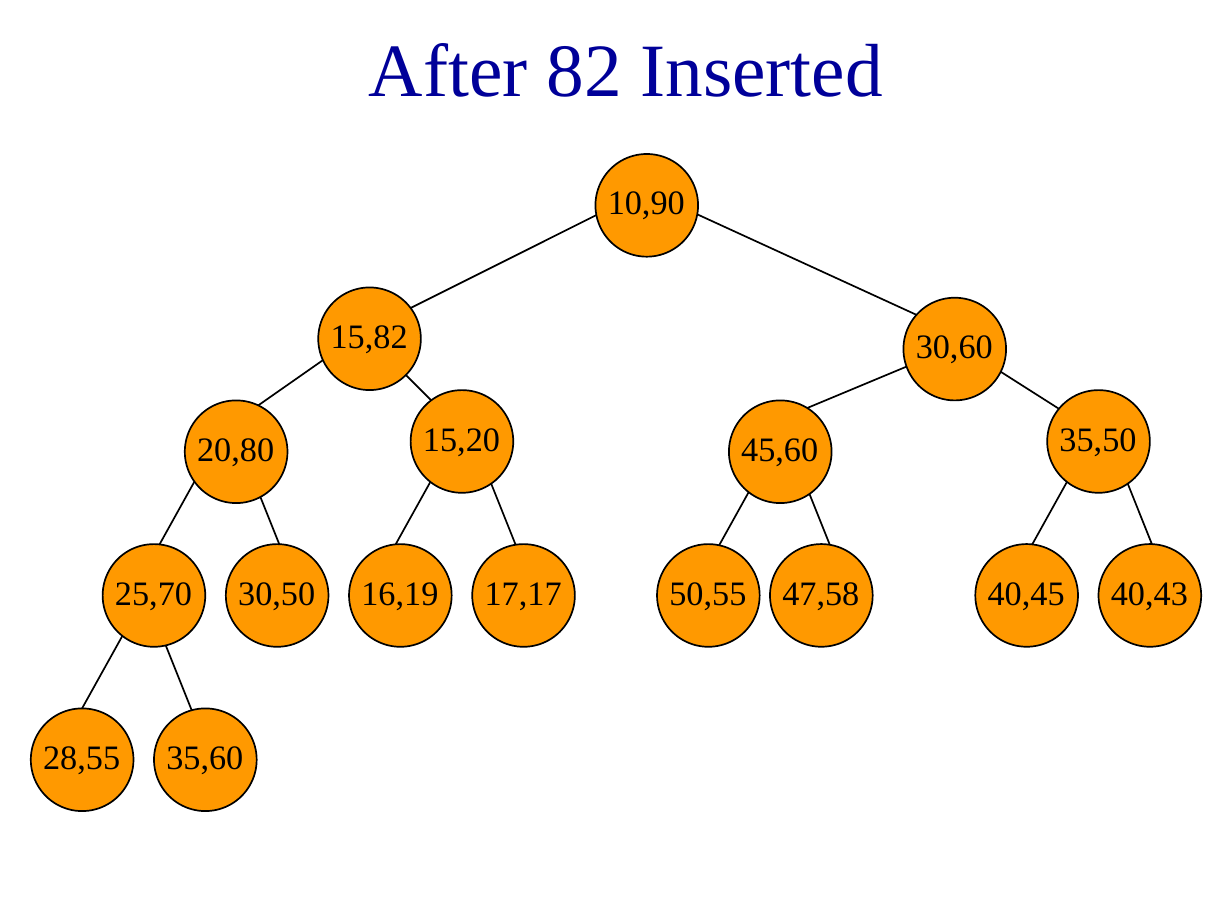
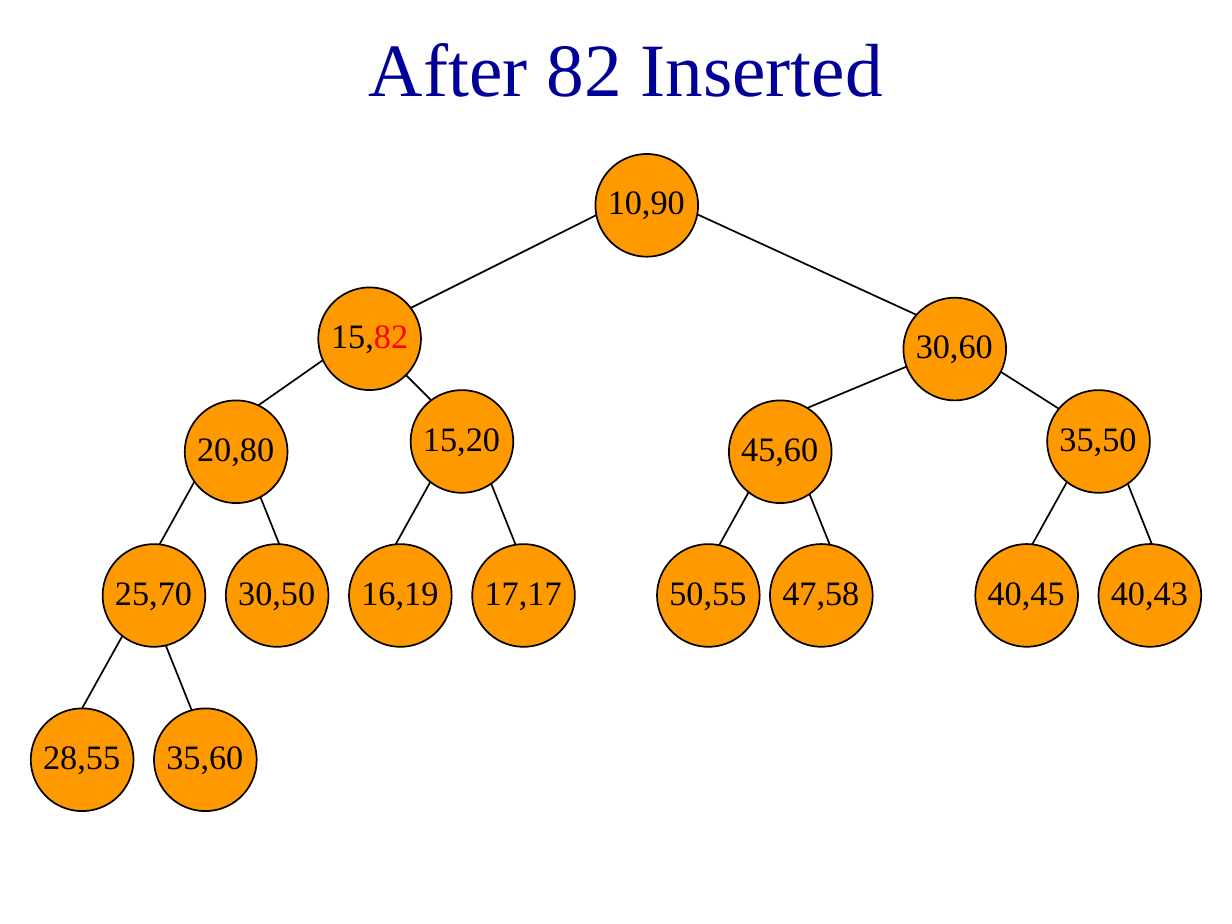
Before and after one commit to weberlu88/2020-NCU-CS-DataStructure, a slide deck: slide 10 of PPT/chap9-doubled ended heap.ppt. Drawn at 1232x924 pixels with LibreOffice and Linux fonts; fonts in the diff are those of the drawing. Boxes give left, top, right and bottom in pixels: in the first picture for what was removed or moved away, otherwise in the second. Text is boxed around its words. In the diff, an @@ line names an element or a change of style, - is before the commit and + after.

```diff
--- a/PPT/chap9-doubled ended heap.ppt
+++ b/PPT/chap9-doubled ended heap.ppt
@@ text "15,82" at <box>331,325,408,353</box>: text colour #000000 to #FF0000 in "15,82" @@
```
Also in this commit, not shown: 3 other slides changed.
